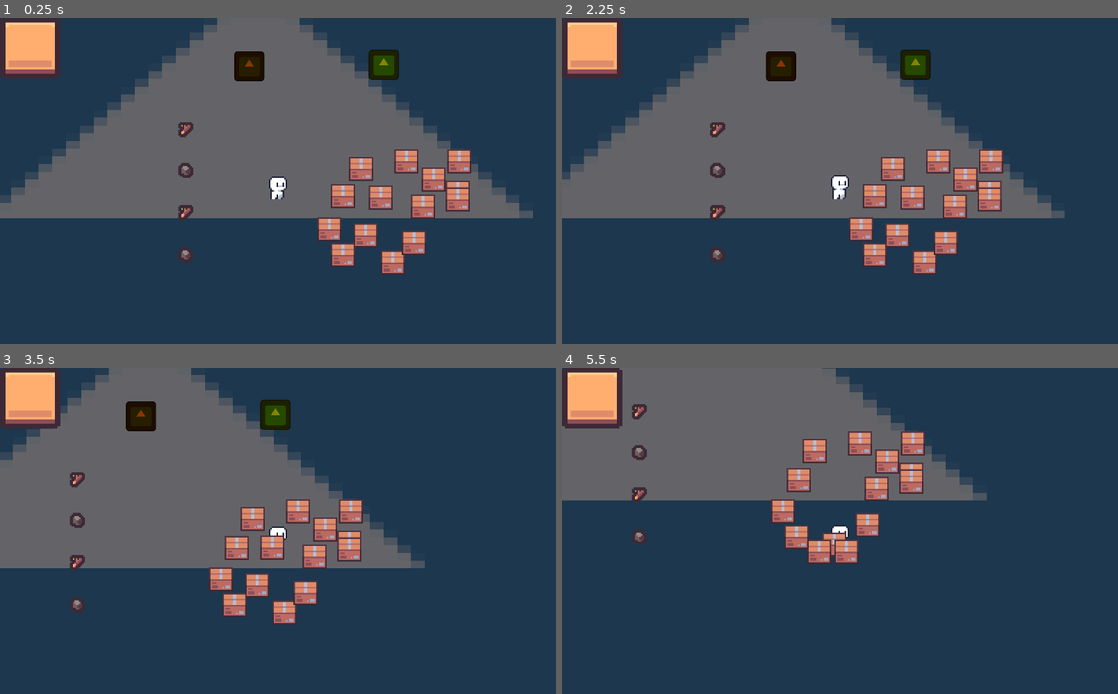
Above: before the commit, frames 1-4 (two rows, left to right).
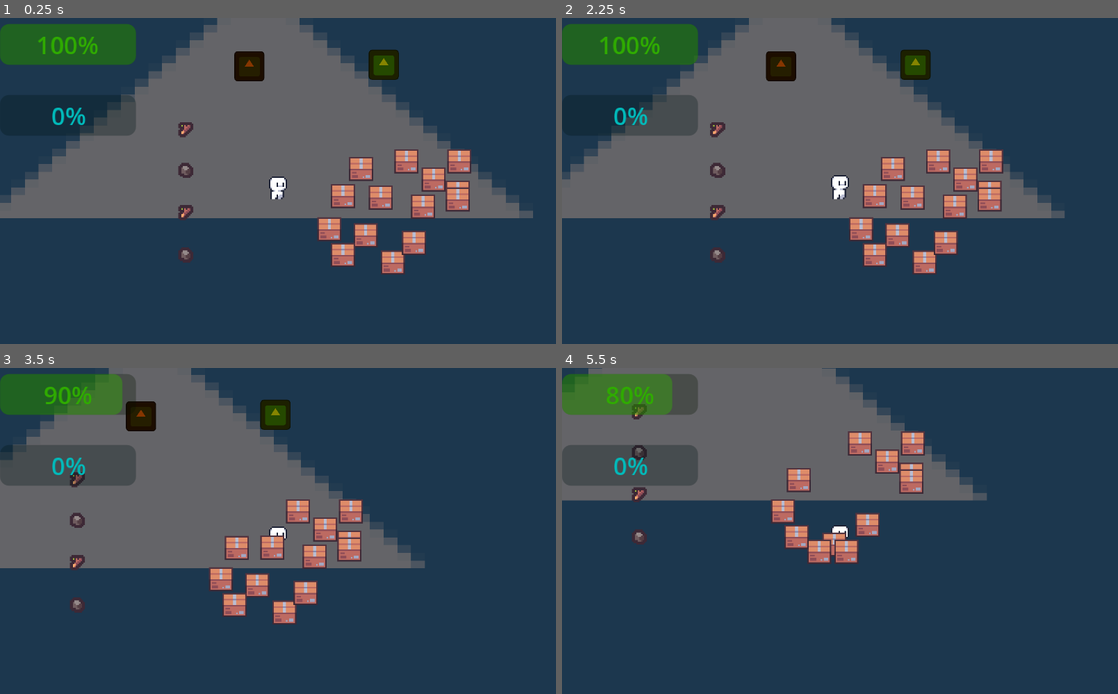
Above: after the commit, the same moments.

Repository: Alexoga9/Basura-Recolector
Game: Godot game, scene res://Escenarios/mundo.tscn
The game is run twice, just before and just after one commit, with the same random seed, the same clock (stepped at 60 frames per second) and the same inputs. The engine's default icon, where the game draws it, is replaced by a stand-in: a white triangle on a blue panel in a dark square. Sound files missing from this copy of the repository are replaced by a short silence.
Inputs (mouse positions are in pixels of both pictures, inside the frame that each line leads up to):
- Up to frame 1 (0.25 s): no input
- Up to frame 2 (2.25 s): tap Enter at 0.5 s; drag from (940, 197) to (745, 255) at 0.52 s; drag from (928, 236) to (840, 184) at 1.27 s; move the mouse to (906, 197) at 2.02 s; hold D (derecha) from 2.03 s (still down); tap L at 2.1 s; click (906, 197) at 2.17 s
- Up to frame 3 (3.5 s): tap E (Interaccion) at 2.3 s; release D (derecha) at 2.75 s; drag from (250, 517) to (77, 563) at 2.77 s
- Up to frame 4 (5.5 s): tap Space at 3.5, 5 s; drag from (795, 605) to (639, 605) at 3.52 s; tap Enter at 4.25, 5.1 s; drag from (845, 612) to (639, 521) at 4.27 s; move the mouse to (867, 592) at 5.02 s; hold S (abajo) from 5.03 s (still down); click (867, 592) at 5.17 s; tap E (Interaccion) at 5.3 s

The runs differ from the first frame. In frame 1, 4.4% of the frame differs, in the area x 0-25%, y 0-37%; in frame 2, 5.0%; in frame 3, 6.7%; in frame 4, 7.2%, in the area x 0-59%, y 0-41%.

Commit message:
Consumo de energía
Añadi una barra de progreso que represente el porcentaje de la cantidad de energia.
Cada que se recoge basura, se consume energía.
No puedes recoger más basura sin energía

Diff:
--- a/Commons/Componentes/Movimiento/InputComponente.gd
+++ b/Commons/Componentes/Movimiento/InputComponente.gd
@@ -14,7 +14,7 @@
 
 func input_recoger_basura_automatica() -> bool:
 	var presionado: bool
-	if Input.is_action_just_pressed("Recoger"):
+	if Input.is_action_just_pressed("Interaccion"):
 		presionado = true
 		SignalBus.recoger_basura_automatica.emit()
 		print("E")
--- a/Entidades/Jugador/RadarBasura.gd
+++ b/Entidades/Jugador/RadarBasura.gd
@@ -1,6 +1,7 @@
 class_name RadarComponenteBasura extends Area2D
 
 var cuerpos: Array[Basura]
+@onready var jugador: Jugador = $".."
 
 
 func _process(delta):
@@ -29,7 +30,8 @@
 
 
 func recoger_basura():
-	if Input.is_action_just_pressed("Recoger"):
+	if Input.is_action_just_pressed("Interaccion"):
 
-		if get_entidad_aleatoria() != null:
+		if get_entidad_aleatoria() != null and jugador.energia_componente.energia > 0:
 			get_entidad_aleatoria().collect()
+			jugador.energia_componente.agotar(1)
--- a/Escenarios/mundo.tscn
+++ b/Escenarios/mundo.tscn
@@ -9,6 +9,7 @@
 [ext_resource type="PackedScene" uid="uid://dkvpakp2qt8ii" path="res://UI/Tienda/Tienda_ui.tscn" id="7_8njad"]
 [ext_resource type="PackedScene" uid="uid://bujsrbbq0elhi" path="res://Entidades/Tienda/tienda.tscn" id="8_8njad"]
 [ext_resource type="PackedScene" uid="uid://b8u0pprb4t2sj" path="res://Entidades/Trituradora/trituradora.tscn" id="8_u72it"]
+[ext_resource type="PackedScene" uid="uid://mn8abrepyvev" path="res://UI/HUD/barras_hud.tscn" id="8_yw7ml"]
 
 [node name="Mundo" type="Node" unique_id=283243708]
 
@@ -85,9 +86,14 @@
 [node name="CanvasLayer" type="CanvasLayer" parent="." unique_id=2010886703]
 
 [node name="Control" parent="CanvasLayer" unique_id=615073819 instance=ExtResource("1_vttfp")]
+visible = false
 
 [node name="TiendaUi" parent="CanvasLayer" unique_id=1611773581 instance=ExtResource("7_8njad")]
 visible = false
+
+[node name="Barras HUD" parent="CanvasLayer" unique_id=2073494253 instance=ExtResource("8_yw7ml")]
+offset_right = -278.0
+offset_bottom = -134.0
 
 [node name="Trituradora" parent="." unique_id=578851082 instance=ExtResource("8_u72it")]
 position = Vector2(577, 239)
--- /dev/null
+++ b/UI/HUD/Barras HUD.gd
@@ -0,0 +1,22 @@
+extends Control
+
+@onready var barra_energia = %BarraEnergia
+@onready var barra_basura = %BarraBasura
+
+var jugador: Jugador
+
+
+# Called when the node enters the scene tree for the first time.
+func _ready():
+	await get_tree().process_frame
+	jugador = Global.jugador
+
+
+# Called every frame. 'delta' is the elapsed time since the previous frame.
+func _process(delta):
+	igualar_barra_energia()
+
+
+func igualar_barra_energia():
+	barra_energia.valor_max = jugador.energia_componente.energia_maxima
+	barra_energia.valor_actual = jugador.energia_componente.energia
--- /dev/null
+++ b/UI/HUD/barra_de_progreso.gd
@@ -0,0 +1,39 @@
+@tool
+class_name BarraDeProgreso extends ProgressBar
+
+@export var valor_max: float:
+	set(valor):
+		valor_max = valor
+		actualizar_barra()
+
+@export var valor_actual: float:
+	set(valor):
+		valor_actual = valor
+		actualizar_barra()
+
+var valor_faltante: float
+
+
+func _ready():
+	actualizar_barra()
+
+
+func valor_cambiado(nuevo_valor: float):
+	# Este método recibe la señal del componente de vida
+	valor_actual = nuevo_valor
+
+
+func valor_maximo_cambiado(nuevo_max: float):
+	valor_max = nuevo_max
+
+
+func actualizar_barra():
+	if valor_max > 0:
+		# Calcular el porcentaje directamente
+		value = (valor_actual / valor_max) * 100
+
+		# Opcional: también puedes calcular valor_faltante
+		valor_faltante = valor_max - valor_actual
+
+		# Debug
+		#print("Barra actualizada - Actual: ", valor_actual, " Max: ", valor_max, " %: ", value)
--- /dev/null
+++ b/UI/HUD/barras_hud.tscn
@@ -0,0 +1,37 @@
+[gd_scene format=3 uid="uid://mn8abrepyvev"]
+
+[ext_resource type="Script" uid="uid://cloxkbehvaa2q" path="res://UI/HUD/Barras HUD.gd" id="1_wa467"]
+[ext_resource type="Script" uid="uid://d3ixr7t11n000" path="res://UI/HUD/barra_de_progreso.gd" id="2_hihnk"]
+
+[node name="Barras HUD" type="Control" unique_id=2073494253]
+layout_mode = 3
+anchors_preset = 15
+anchor_right = 1.0
+anchor_bottom = 1.0
+grow_horizontal = 2
+grow_vertical = 2
+script = ExtResource("1_wa467")
+
+[node name="VBoxContainer" type="VBoxContainer" parent="." unique_id=376441717]
+layout_mode = 1
+anchors_preset = 15
+anchor_right = 1.0
+anchor_bottom = 1.0
+grow_horizontal = 2
+grow_vertical = 2
+theme_override_constants/separation = 20
+alignment = 1
+
+[node name="BarraEnergia" type="ProgressBar" parent="VBoxContainer" unique_id=937398990]
+unique_name_in_owner = true
+modulate = Color(0.19402906, 0.7078665, 1.0973811e-05, 1)
+layout_mode = 2
+script = ExtResource("2_hihnk")
+metadata/_custom_type_script = "uid://d3ixr7t11n000"
+
+[node name="BarraBasura" type="ProgressBar" parent="VBoxContainer" unique_id=1966912099]
+unique_name_in_owner = true
+modulate = Color(0, 0.76755, 0.76803166, 1)
+layout_mode = 2
+script = ExtResource("2_hihnk")
+metadata/_custom_type_script = "uid://d3ixr7t11n000"
Not shown, added: UI/HUD/Barras HUD.gd.uid
Not shown, added: UI/HUD/barra_de_progreso.gd.uid
